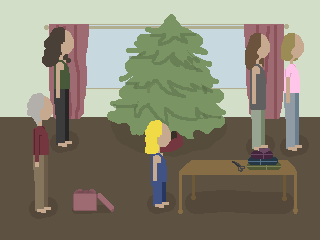
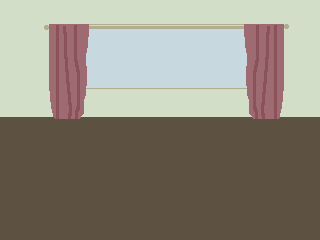
Layered file, before and after one edit (320 x 240). Changes by layer:
hid "Layer 15" over [232, 148, 281, 172]
hid "Layer 14" over [72, 189, 114, 214]
hid "Layer 3" over [178, 160, 298, 214]
hid "Layer 7 copy 3" over [280, 33, 309, 157]
hid "Layer 7 copy 2" over [245, 33, 275, 157]
hid "Layer 7 copy" over [42, 27, 79, 153]
hid "Layer 7" over [27, 93, 58, 219]
hid "Layer 5" over [145, 120, 176, 214]
hid "Layer 6" over [107, 14, 227, 157]
